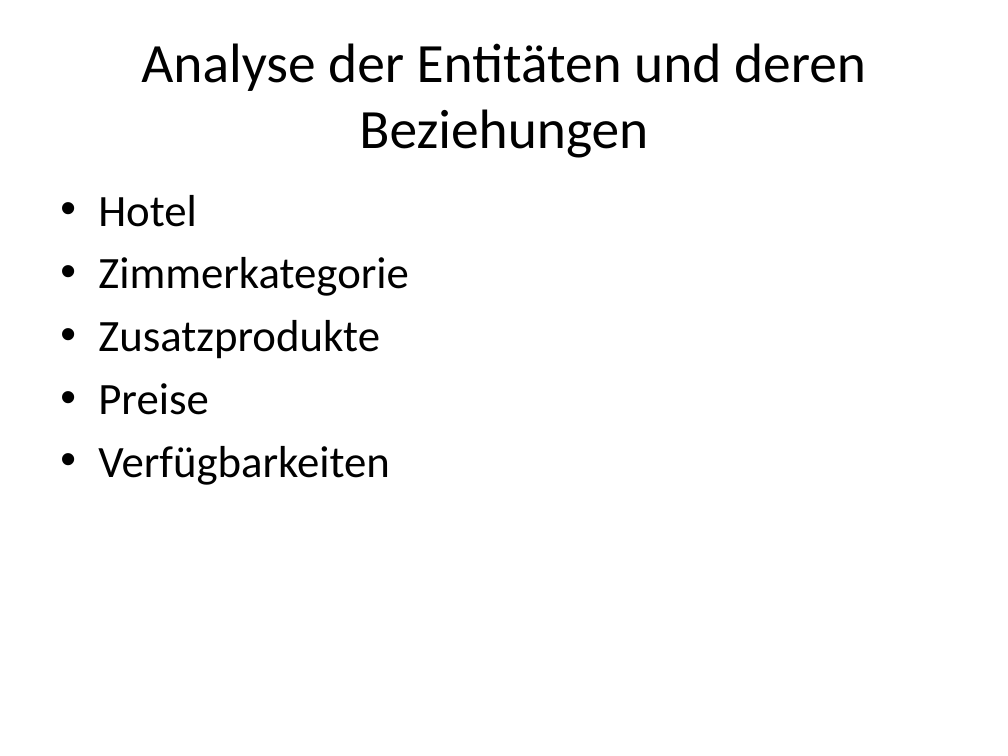
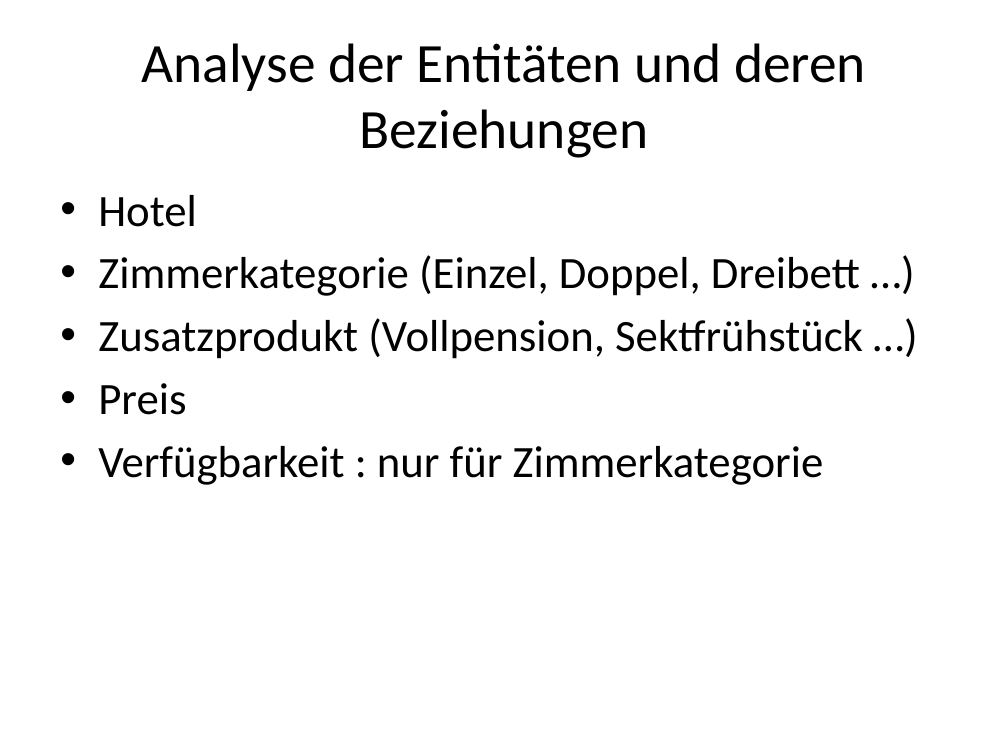
Before and after one commit to janhelmle/weiterbildung_fachinformatiker_ihk_projektantrag, a slide deck: slide 7 of praesentation/Projektpräsentation.pptx. Drawn at 1008x756 pixels with LibreOffice and Linux fonts; fonts in the diff are those of the drawing. Boxes give left, top, right and bottom in pixels: in the first picture for what was removed or moved away, otherwise in the second. Text is boxed around its words. In the diff, an @@ line names an element or a change of style, - is before the commit and + after.

```diff
--- a/praesentation/Projektpräsentation.pptx
+++ b/praesentation/Projektpräsentation.pptx
@@ text at [98, 255, 863, 485]: text changed @@
-• Zimmerkategorie
-• Zusatzprodukte
-• Preise
-• Verfügbarkeiten
+• Zimmerkategorie (Einzel, Doppel, Dreibett …)
+• Zusatzprodukt (Vollpension, Sektfrühstück …)
+• Preis
+• Verfügbarkeit : nur für Zimmerkategorie
```
Also in this commit, not shown: 4 other slides changed, 1 other file.
